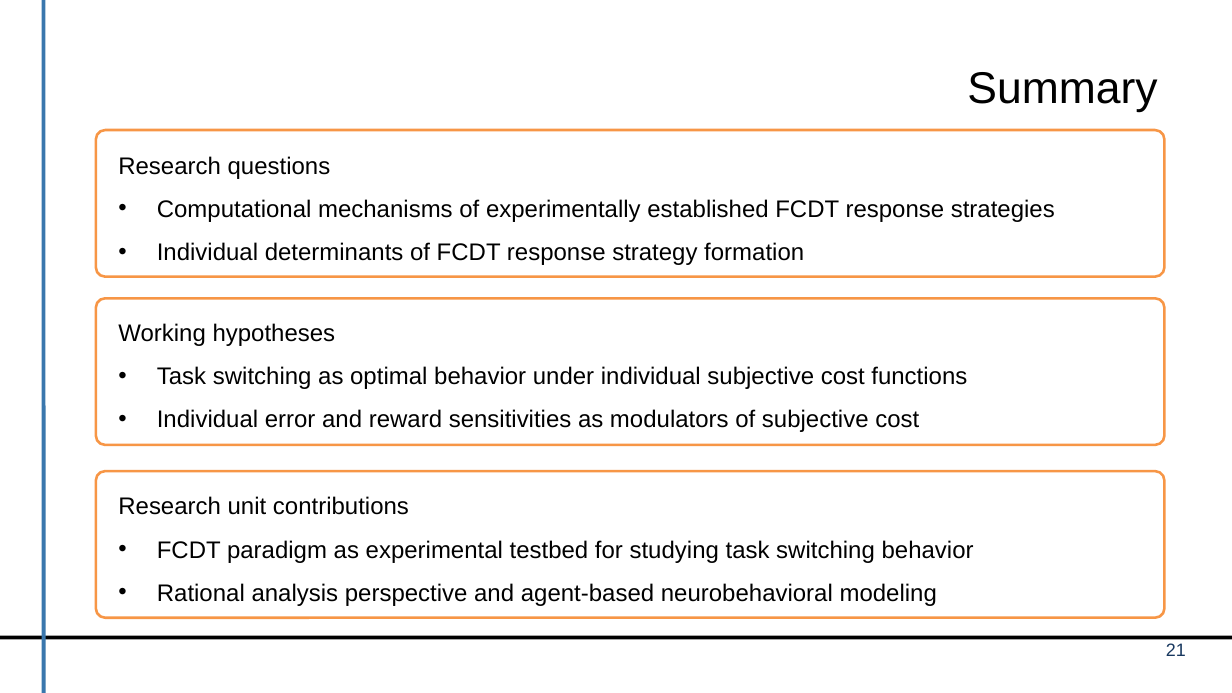
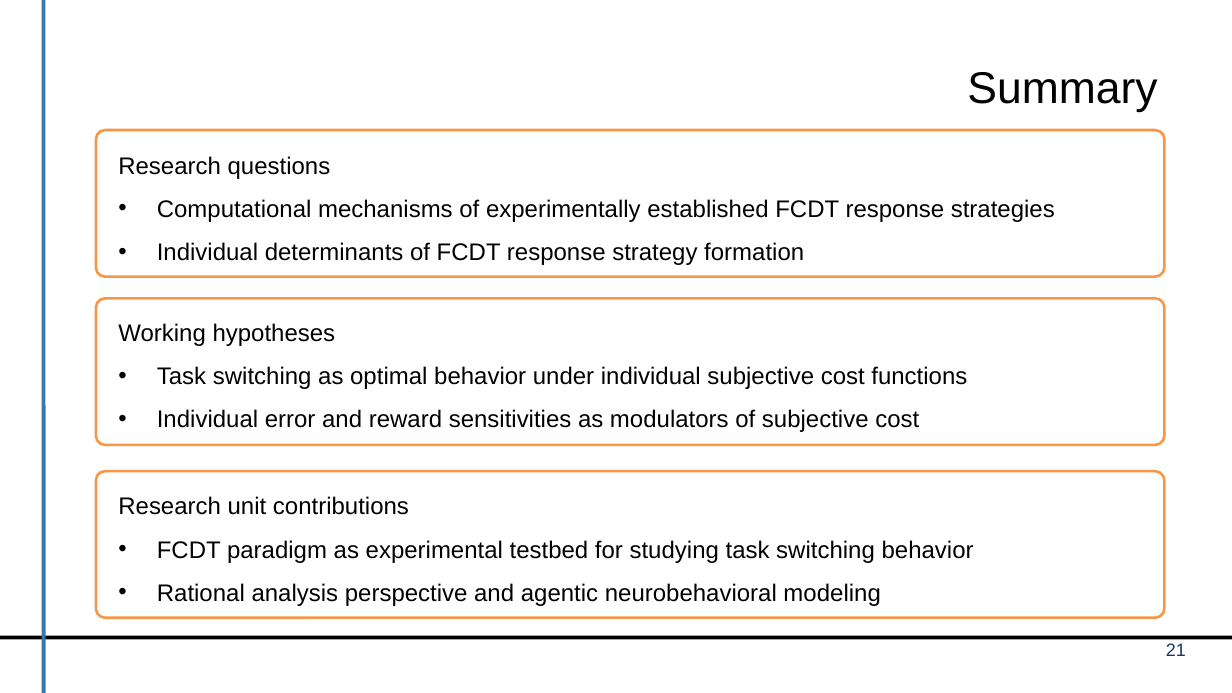
Before and after one commit to dirk-ostwald/Optimal-dual-task-performance, a slide deck: slide 21 of presentation/TP3-Kick-Off-Presentation.pptx. Drawn at 1232x693 pixels with LibreOffice and Linux fonts; fonts in the diff are those of the drawing; background and template pictures are left out. Boxes give left, top, right and bottom in pixels: in the first picture for what was removed or moved away, otherwise in the second. Text is boxed around its words. In the diff, an @@ line names an element or a change of style, - is before the commit and + after.

```diff
--- a/presentation/TP3-Kick-Off-Presentation.pptx
+++ b/presentation/TP3-Kick-Off-Presentation.pptx
@@ text at [157, 583, 880, 606]: text changed @@
-• Rational analysis perspective and agent-based neurobehavioral modeling
+• Rational analysis perspective and agentic neurobehavioral modeling
```
Also in this commit, not shown: 4 other slides changed, 2 slides added, 2 other files.
